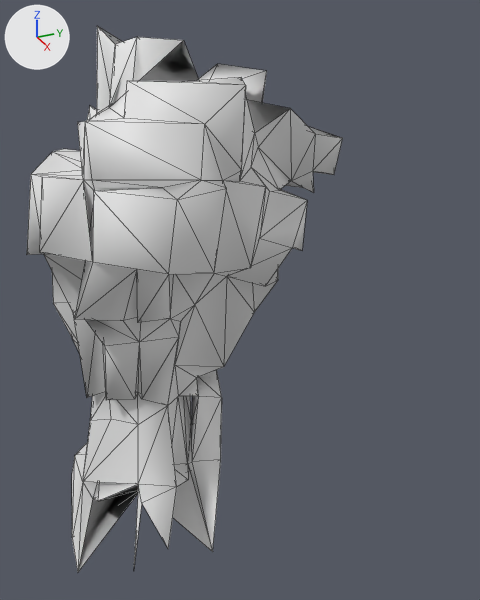
The OBJ model src/main/resources/assets/kn8/meshes/kaiju_no10_small/shin_right.obj: old version first, new version second.
Both versions are drawn from a 50 mm lens placed at (1.612, -0.577, 1.319), pointed at (0.456, -0.057, 0.741). Lighting does not change. The marker at upper left points along +X, +Y and +Z. The picture after the commit comes second. Mesh edges are drawn as thin lines. Where no turn or scale is listed for an object, it has been applied to the vertices. Vertices at exactly the same position are counted once.

Objects in the first picture: 'shin_right'.
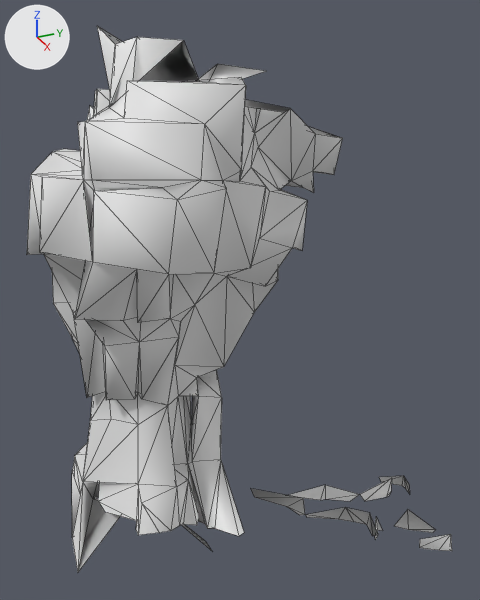
The change, as a list of edits to the scene's bpy script:
```text
Change me_shin_right:
    used by ob_shin_right; location = (0.0, 0.0, 0.0)
    remove me_shin_right.from_pydata(...)  # 232 vertices, 468 faces; spans x 0.216..0.698, y -0.473..0.152, z 0.28..1.276
    add me_shin_right.from_pydata(...)  # 334 vertices, 549 faces; spans x 0.216..0.761, y -0.473..0.408, z 0.119..1.276
    me_shin_right part 1: a new loose piece of 18 vertices spanning x 0.552..0.725, y -0.074..0.198, z 0.209..0.325
    me_shin_right part 2
    2 vertices are removed from x 0.683..0.698, y -0.381..-0.308, z 0.351..0.361
    16 faces are deleted
    23 vertices are added at x 0.478..0.698, y -0.442..-0.157, z 0.348..0.445
    40 new faces join them
    me_shin_right part 3
    21 faces are deleted
    33 vertices are added at x 0.284..0.637, y -0.315..0.037, z 1.101..1.179
    43 new faces join them
    me_shin_right part 4
    30 vertices are added at x 0.477..0.761, y 0.015..0.408, z 0.119..0.277
    21 new faces join them
```

What differs and where, as boxes [x1, y1, x2, y2] in the pictures (480 x 600 px):
'shin_right', reshaped (34% wider): before [27, 26, 343, 572]; after [27, 26, 452, 572]
part 1 of me_shin_right, added: after [251, 488, 383, 539]
part 2 of me_shin_right, built on: before [72, 457, 221, 564]; after [72, 457, 244, 536]
part 3 of me_shin_right, reshaped: before [97, 28, 267, 179]; after [93, 89, 284, 179]
part 4 of me_shin_right, added: after [289, 476, 452, 551]
